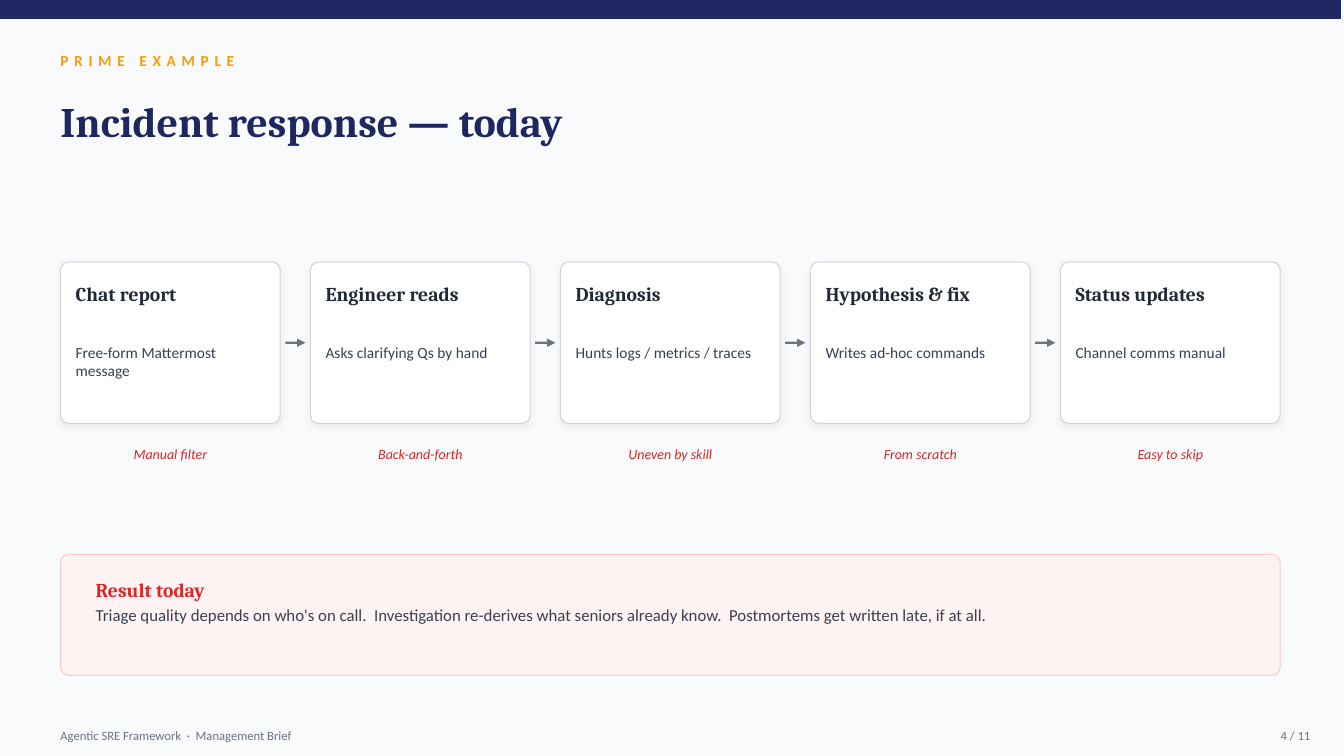
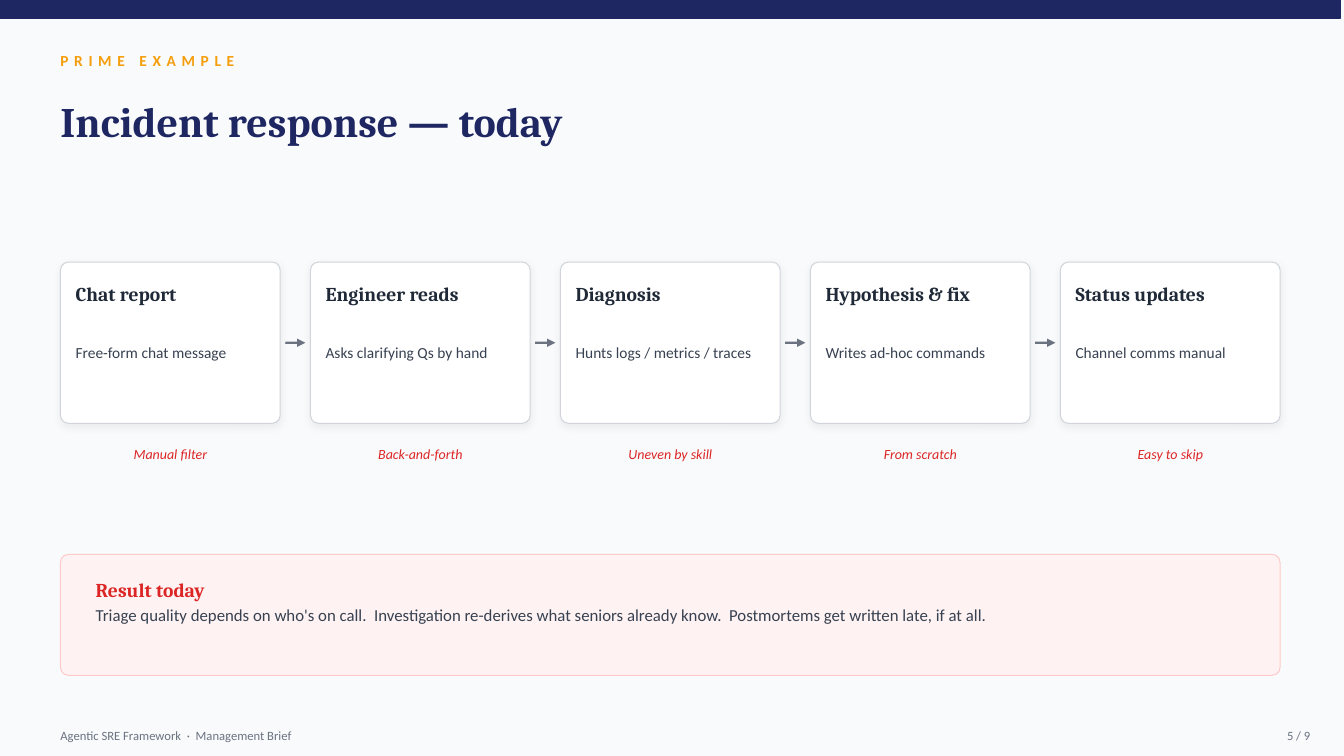
Before and after one commit to ctgjdw/agentic-sre-system, a slide deck: slide 5 of agentic-sre-framework/docs/decks/management-brief.pptx (slide 4 before the commit). Drawn at 1344x756 pixels with LibreOffice and Linux fonts; fonts in the diff are those of the drawing. Boxes give left, top, right and bottom in pixels: in the first picture for what was removed or moved away, otherwise in the second. Text is boxed around its words. In the diff, an @@ line names an element or a change of style, - is before the commit and + after.

```diff
--- a/agentic-sre-framework/docs/decks/management-brief.pptx
+++ b/agentic-sre-framework/docs/decks/management-brief.pptx
@@ text at (76,347,226,361): text changed @@
-Free-form Mattermost message
+Free-form chat message
@@ text at (1287,732,1310,740): text changed @@
-4 / 11
+5 / 9
```
Also in this commit, not shown: 5 other slides changed, 2 slides added, 4 slides removed, 6 other files.
